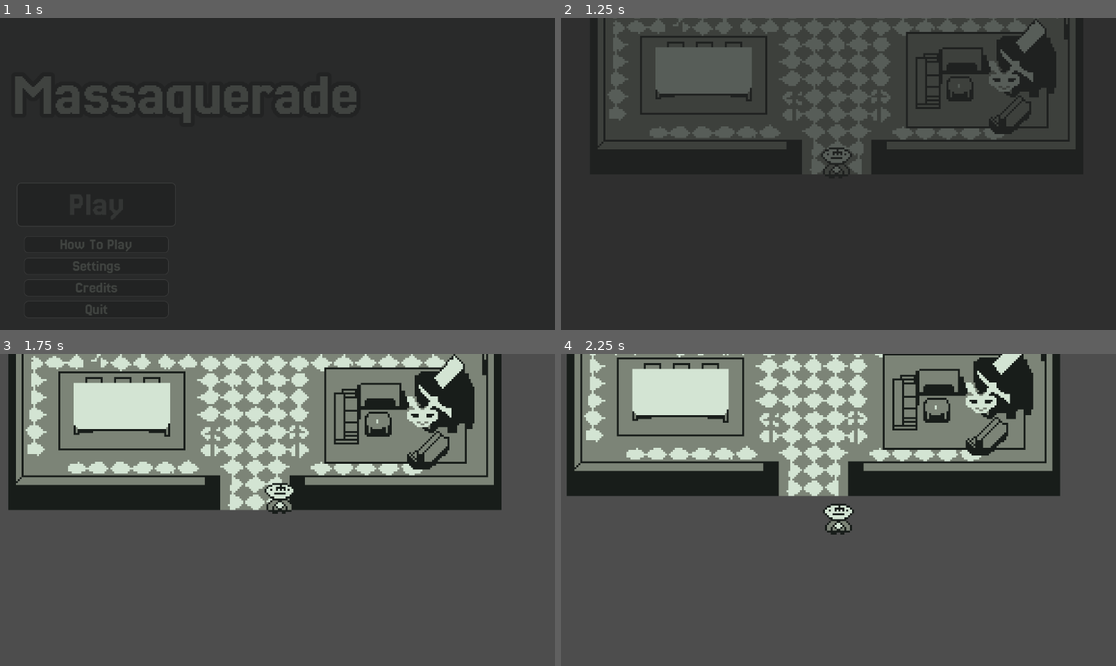
Above: before the commit, frames 1-4 (two rows, left to right).
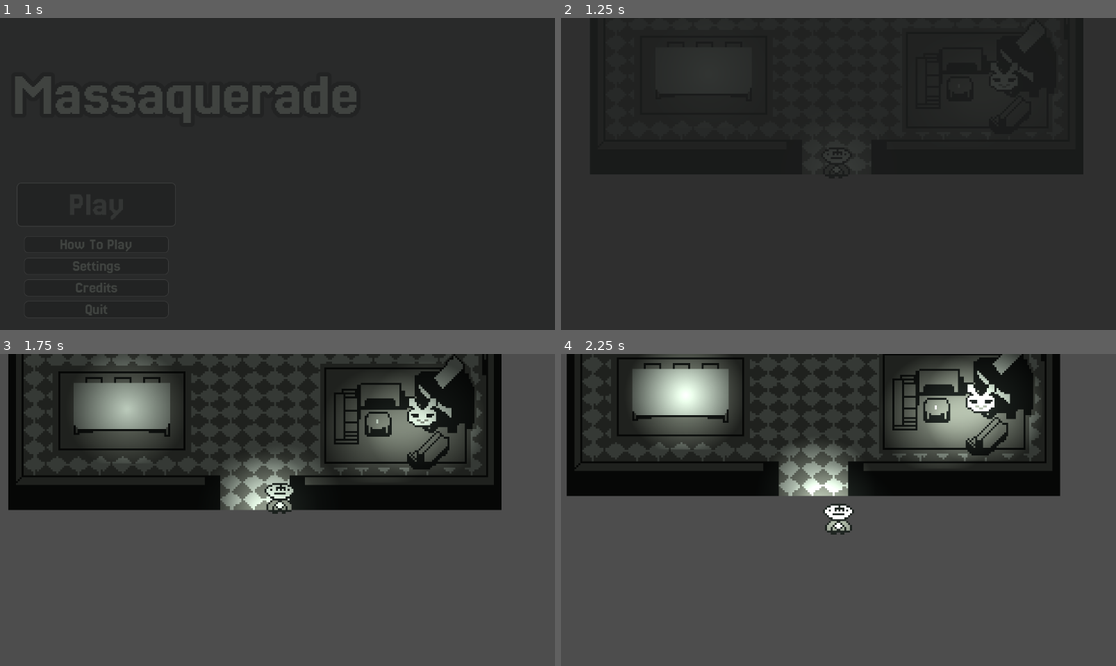
Above: after the commit, the same moments.

Repository: Rat-Haven-Studios/melon-jam-2025
Game: Godot game, scene res://1-main/Main.tscn
Same seed, same stepped clock (60 frames per second), same inputs: the game is played once before the commit and once after it. Sound files missing from this copy of the repository are replaced by a short silence.
Inputs (mouse positions are in pixels of both pictures, inside the frame that each line leads up to):
- Up to frame 1 (1 s): click "Play" at 0.5 s
- Up to frame 2 (1.25 s): no input
- Up to frame 3 (1.75 s): move the mouse to (399, 494) at 1.27 s; hold D (right) from 1.28 s (still down); hold Space (alternate) from 1.28 s (still down); click (399, 494) at 1.42 s
- Up to frame 4 (2.25 s): move the mouse to (727, 525) at 2.02 s; release D (right) at 2.03 s; release Space (alternate) at 2.03 s; hold S (down) from 2.03 s (still down); tap Z (interact) at 2.1 s

Frame 1 is identical in both runs. In frame 2, 27% of the frame differs, in the area x 6-93%, y 0-51%; in frame 3, 31%, in the area x 2-89%, y 0-51%; in frame 4, 27%.

Commit message:
Added lighting and changed some sprites

Diff:
--- a/4-objects/0-character/Character.tscn
+++ b/4-objects/0-character/Character.tscn
@@ -1,8 +1,9 @@
-[gd_scene load_steps=5 format=3 uid="uid://ess0lyyqlkgy"]
+[gd_scene load_steps=6 format=3 uid="uid://ess0lyyqlkgy"]
 
 [ext_resource type="Script" uid="uid://122mf68ayfjx" path="res://4-objects/0-character/character.gd" id="1_l8ec2"]
 [ext_resource type="Texture2D" uid="uid://wj76csxjivf0" path="res://0-assets/sprites/character/Placeholder Man.png" id="2_hpm3x"]
 [ext_resource type="PackedScene" uid="uid://pqx6itiibjs" path="res://5-component/interactions/InteractComponent/InteractComponent.tscn" id="3_hpm3x"]
+[ext_resource type="PackedScene" uid="uid://ddjp2vs6mg0xs" path="res://5-component/light component/light.tscn" id="4_npi03"]
 
 [sub_resource type="RectangleShape2D" id="RectangleShape2D_gbt3e"]
 size = Vector2(10, 14)
@@ -30,3 +31,10 @@
 [node name="CollisionShape2D" type="CollisionShape2D" parent="StairsDetector"]
 position = Vector2(0, -6)
 shape = SubResource("RectangleShape2D_gbt3e")
+
+[node name="Light" parent="." instance=ExtResource("4_npi03")]
+position = Vector2(0, -6)
+flickerMin = 0.8
+flickerMax = 0.9
+rangeMin = 0.0
+rangeMax = 0.0
--- a/4-objects/1-npc/bandit-king/BanditKing.tscn
+++ b/4-objects/1-npc/bandit-king/BanditKing.tscn
@@ -1,13 +1,14 @@
-[gd_scene load_steps=7 format=3 uid="uid://cqookot7nrslv"]
+[gd_scene load_steps=8 format=3 uid="uid://cqookot7nrslv"]
 
 [ext_resource type="Script" uid="uid://damfr37ihfiqh" path="res://4-objects/1-npc/bandit-king/bandit-king.gd" id="1_v4bx4"]
 [ext_resource type="PackedScene" uid="uid://0w1aiel064xo" path="res://5-component/interactions/interact-receiver/InteractReceiverComponent.tscn" id="2_m8it2"]
-[ext_resource type="Texture2D" uid="uid://0i62n2t7xago" path="res://0-assets/sprites/bunnyman_overworld.png" id="3_m8it2"]
+[ext_resource type="Texture2D" uid="uid://dwaob41kd75sa" path="res://0-assets/sprites/character/bunnyman_overworld.png" id="3_m8it2"]
+[ext_resource type="PackedScene" uid="uid://ddjp2vs6mg0xs" path="res://5-component/light component/light.tscn" id="4_0r2yv"]
 
 [sub_resource type="RectangleShape2D" id="RectangleShape2D_0r2yv"]
 size = Vector2(12, 10)
 
-[sub_resource type="AtlasTexture" id="AtlasTexture_0r2yv"]
+[sub_resource type="AtlasTexture" id="AtlasTexture_m8it2"]
 atlas = ExtResource("3_m8it2")
 region = Rect2(0, 0, 16, 16)
 
@@ -36,3 +37,6 @@
 
 [node name="AnimatedSprite2D" type="AnimatedSprite2D" parent="."]
 sprite_frames = SubResource("SpriteFrames_beadx")
+
+[node name="Light" parent="." instance=ExtResource("4_0r2yv")]
+position = Vector2(0, 1)
--- a/4-objects/2-level/FIRST_LEVEL.tscn
+++ b/4-objects/2-level/FIRST_LEVEL.tscn
@@ -1,12 +1,14 @@
-[gd_scene load_steps=16 format=3 uid="uid://btyikl70k86w6"]
+[gd_scene load_steps=18 format=3 uid="uid://btyikl70k86w6"]
 
 [ext_resource type="Script" path="res://4-objects/2-level/first_level.gd" id="1_jry3e"]
-[ext_resource type="Texture2D" uid="uid://cp7s1u6psl4q5" path="res://0-assets/sprites/mansion_interior.png" id="2_jry3e"]
+[ext_resource type="Texture2D" uid="uid://dt7jrka0fhgbu" path="res://0-assets/sprites/Matt's Map.png" id="2_qflod"]
 [ext_resource type="Script" uid="uid://ko5yay6dida1" path="res://4-objects/2-level/camera_2d.gd" id="2_wl7ar"]
 [ext_resource type="PackedScene" uid="uid://ess0lyyqlkgy" path="res://4-objects/0-character/Character.tscn" id="3_qj1of"]
 [ext_resource type="PackedScene" uid="uid://cqookot7nrslv" path="res://4-objects/1-npc/bandit-king/BanditKing.tscn" id="4_07xkt"]
 [ext_resource type="PackedScene" uid="uid://bjfxc3u1h0mrx" path="res://4-objects/zones/wall.tscn" id="6_4qvpp"]
 [ext_resource type="PackedScene" uid="uid://b87vnv5gfl6w1" path="res://4-objects/zones/stairs.tscn" id="7_qflod"]
+[ext_resource type="PackedScene" uid="uid://brllo41iwtc42" path="res://5-component/darkness component/darkness.tscn" id="8_02hsu"]
+[ext_resource type="PackedScene" uid="uid://ddjp2vs6mg0xs" path="res://5-component/light component/light.tscn" id="9_igri3"]
 
 [sub_resource type="RectangleShape2D" id="RectangleShape2D_4qvpp"]
 size = Vector2(19.155083, 22.027313)
@@ -36,28 +38,27 @@
 script = ExtResource("1_jry3e")
 
 [node name="Sprite2D" type="Sprite2D" parent="."]
-position = Vector2(256, 256)
-scale = Vector2(0.1, 0.1)
-texture = ExtResource("2_jry3e")
+position = Vector2(128, 128)
+texture = ExtResource("2_qflod")
 
 [node name="Camera2D" type="Camera2D" parent="."]
-position = Vector2(259, 383)
+position = Vector2(131, 255)
 zoom = Vector2(4, 4)
 script = ExtResource("2_wl7ar")
 
 [node name="Character" parent="." instance=ExtResource("3_qj1of")]
-position = Vector2(256, 384)
+position = Vector2(128, 256)
 scale = Vector2(0.9921745, 1)
-BASE_SPEED = 90
 WALKING_STAIRS_SPEED = 60
 
 [node name="BanditKing" parent="." instance=ExtResource("4_07xkt")]
-position = Vector2(343, 333)
+position = Vector2(215, 205)
 
 [node name="All Walls" type="Node2D" parent="."]
+visible = false
 
 [node name="Wall" parent="All Walls" instance=ExtResource("6_4qvpp")]
-position = Vector2(183.00002, 375.00003)
+position = Vector2(55.000023, 247.00003)
 rotation = 3.1415927
 scale = Vector2(5.7426033, 0.8314423)
 
@@ -67,7 +68,7 @@
 shape = SubResource("RectangleShape2D_4qvpp")
 
 [node name="Wall2" parent="All Walls" instance=ExtResource("6_4qvpp")]
-position = Vector2(329, 375.00003)
+position = Vector2(201, 247.00003)
 rotation = -3.1415925
 scale = Vector2(5.7426033, 0.8314423)
 
@@ -77,7 +78,7 @@
 shape = SubResource("RectangleShape2D_qflod")
 
 [node name="Wall3" parent="All Walls" instance=ExtResource("6_4qvpp")]
-position = Vector2(380.00003, 265.00003)
+position = Vector2(252.00003, 137.00003)
 rotation = -3.1415925
 scale = Vector2(5.7426033, 0.8314423)
 
@@ -87,7 +88,7 @@
 shape = SubResource("RectangleShape2D_02hsu")
 
 [node name="Wall4" parent="All Walls" instance=ExtResource("6_4qvpp")]
-position = Vector2(131.99998, 265.00003)
+position = Vector2(3.9999924, 137.00003)
 rotation = -3.1415925
 scale = Vector2(5.7426033, 0.8314423)
 
@@ -97,7 +98,7 @@
 shape = SubResource("RectangleShape2D_02hsu")
 
 [node name="Wall5" parent="All Walls" instance=ExtResource("6_4qvpp")]
-position = Vector2(253.00003, 162.00005)
+position = Vector2(125.00004, 34.000053)
 rotation = -3.1415925
 scale = Vector2(5.7426033, 0.8314423)
 
@@ -107,7 +108,7 @@
 shape = SubResource("RectangleShape2D_igri3")
 
 [node name="Wall6" parent="All Walls" instance=ExtResource("6_4qvpp")]
-position = Vector2(301.00003, 242)
+position = Vector2(173.00003, 114.00001)
 rotation = -3.1415925
 scale = Vector2(5.7426033, 0.8314423)
 
@@ -117,7 +118,7 @@
 shape = SubResource("RectangleShape2D_urky6")
 
 [node name="Wall7" parent="All Walls" instance=ExtResource("6_4qvpp")]
-position = Vector2(211.00002, 242)
+position = Vector2(83.00002, 114.00001)
 rotation = -3.1415925
 scale = Vector2(5.7426033, 0.8314423)
 
@@ -127,7 +128,7 @@
 shape = SubResource("RectangleShape2D_urky6")
 
 [node name="Wall8" parent="All Walls" instance=ExtResource("6_4qvpp")]
-position = Vector2(149.00002, 241.99998)
+position = Vector2(21.000023, 113.99999)
 rotation = -3.1415925
 scale = Vector2(5.7426033, 0.8314423)
 
@@ -137,7 +138,7 @@
 shape = SubResource("RectangleShape2D_scqml")
 
 [node name="Wall9" parent="All Walls" instance=ExtResource("6_4qvpp")]
-position = Vector2(366.00003, 240.99998)
+position = Vector2(238.00003, 112.99999)
 rotation = -3.1415925
 scale = Vector2(5.7426033, 0.8314423)
 
@@ -147,7 +148,8 @@
 shape = SubResource("RectangleShape2D_scqml")
 
 [node name="All Stairs" type="Node2D" parent="."]
-position = Vector2(256, 162.00002)
+visible = false
+position = Vector2(128, 34.000015)
 rotation = -3.1415925
 scale = Vector2(5.742603, 0.8314422)
 
@@ -178,3 +180,41 @@
 position = Vector2(1.1148811e-06, 0)
 shape = SubResource("RectangleShape2D_2rcib")
 debug_color = Color(0, 0.78431374, 0.6039216, 0.41960785)
+
+[node name="Darkness" parent="." instance=ExtResource("8_02hsu")]
+energy = 0.75
+
+[node name="All of the lights!" type="Node2D" parent="."]
+position = Vector2(128, 253)
+
+[node name="Light" parent="All of the lights!" instance=ExtResource("9_igri3")]
+position = Vector2(-31, -137)
+
+[node name="Light2" parent="All of the lights!" instance=ExtResource("9_igri3")]
+position = Vector2(30, -138)
+
+[node name="Light3" parent="All of the lights!" instance=ExtResource("9_igri3")]
+position = Vector2(64, -43)
+
+[node name="Light4" parent="All of the lights!" instance=ExtResource("9_igri3")]
+position = Vector2(-63, -236)
+
+[node name="Light5" parent="All of the lights!" instance=ExtResource("9_igri3")]
+position = Vector2(-21, -235)
+
+[node name="Light6" parent="All of the lights!" instance=ExtResource("9_igri3")]
+position = Vector2(20, -236)
+
+[node name="Light7" parent="All of the lights!" instance=ExtResource("9_igri3")]
+position = Vector2(63, -234)
+
+[node name="Light8" parent="All of the lights!" instance=ExtResource("9_igri3")]
+position = Vector2(-68, -53)
+
+[node name="Light9" parent="All of the lights!" instance=ExtResource("9_igri3")]
+position = Vector2(-107, -133)
+
+[node name="Light10" parent="All of the lights!" instance=ExtResource("9_igri3")]
+position = Vector2(105, -133)
+
+[node name="Light11" parent="All of the lights!" instance=ExtResource("9_igri3")]
--- /dev/null
+++ b/5-component/darkness component/darkness.gd
@@ -0,0 +1 @@
+extends DirectionalLight2D
--- /dev/null
+++ b/5-component/darkness component/darkness.tscn
@@ -0,0 +1,8 @@
+[gd_scene load_steps=2 format=3 uid="uid://brllo41iwtc42"]
+
+[ext_resource type="Script" uid="uid://dmd300ihe4y30" path="res://5-component/darkness component/darkness.gd" id="1_x3bic"]
+
+[node name="Darkness" type="DirectionalLight2D"]
+energy = 0.5
+blend_mode = 1
+script = ExtResource("1_x3bic")
--- /dev/null
+++ b/5-component/light component/light.gd
@@ -0,0 +1,22 @@
+extends PointLight2D
+
+@export var flickerMin: float = 0.9
+@export var flickerMax: float = 1.0
+@export var baseFlickerTime: float = 1.0
+@export var rangeMin: float = 450
+@export var rangeMax: float = 400
+
+var currentEnergy: float = randf_range(flickerMin, flickerMax)
+var wantedEnergy: float = randf_range(flickerMin, flickerMax)
+var flickerTime: float = 0.0
+var flickerIterator: float = 0.0
+
+
+func _process(delta):
+	flickerTime -= delta
+	self.energy += flickerIterator * delta
+	if flickerTime <= 0:
+		flickerTime = baseFlickerTime
+		wantedEnergy = randf_range(flickerMin, flickerMax)
+		flickerIterator = (wantedEnergy - self.energy) / baseFlickerTime
+		currentEnergy = self.energy
--- /dev/null
+++ b/5-component/light component/light.tscn
@@ -0,0 +1,9 @@
+[gd_scene load_steps=3 format=3 uid="uid://ddjp2vs6mg0xs"]
+
+[ext_resource type="Script" uid="uid://b84nerbai38uo" path="res://5-component/light component/light.gd" id="1_0cxwj"]
+[ext_resource type="Texture2D" uid="uid://bfkbbtj2atohw" path="res://5-component/light component/player.tres" id="1_5xx0o"]
+
+[node name="Light" type="PointLight2D"]
+energy = 0.01
+texture = ExtResource("1_5xx0o")
+script = ExtResource("1_0cxwj")
--- /dev/null
+++ b/5-component/light component/player.tres
@@ -0,0 +1,10 @@
+[gd_resource type="GradientTexture2D" load_steps=2 format=3 uid="uid://bfkbbtj2atohw"]
+
+[sub_resource type="Gradient" id="Gradient_esoif"]
+offsets = PackedFloat32Array(0.012987, 0.694805, 0.694805)
+colors = PackedColorArray(1, 1, 1, 1, 0, 0, 0, 1, 0, 0, 0, 1)
+
+[resource]
+gradient = SubResource("Gradient_esoif")
+fill = 1
+fill_from = Vector2(0.527027, 0.5585586)
Binary file added: 0-assets/sprites/Matt's Map.png
Not shown, changed: 0-assets/sprites/Matt's Map.png.import
Binary file removed: 0-assets/sprites/bunnyman_overworld.png
Binary file added: 0-assets/sprites/character/bunnyman_overworld.png
Not shown, added: 0-assets/sprites/character/bunnyman_overworld.png.import
Not shown: 1 places in 4-objects/1-npc/bandit-king/BanditKing.tscn that only renumber resources
Not shown, added: 5-component/darkness component/darkness.gd.uid
Not shown, added: 5-component/light component/light.gd.uid
